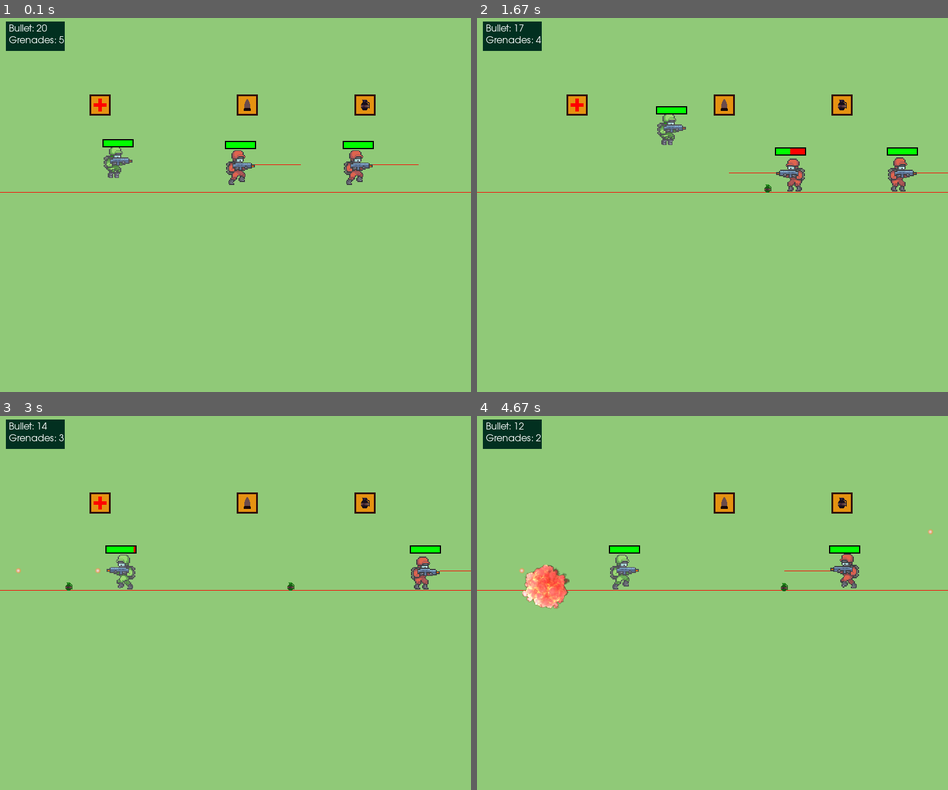
Above: before the commit, frames 1-4 (two rows, left to right).
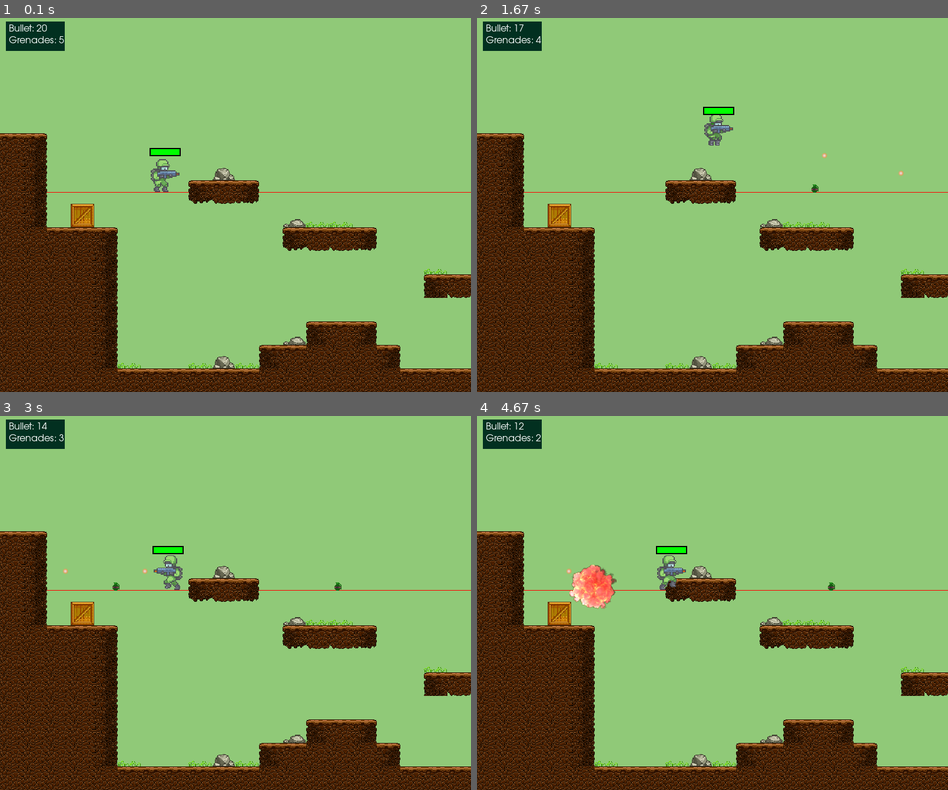
Above: after the commit, the same moments.

Repository: kus0023/shooter-game-pygame
Game: pygame game, started from src/main.py
The game is run twice, just before and just after one commit, with the same random seed, the same clock (stepped at 60 frames per second) and the same inputs.
Inputs:
- Up to frame 1 (0.1 s): no input
- Up to frame 2 (1.67 s): tap Space at 0.33, 0.73, 1.03, 1.23, 1.57 s; hold D 0.67-1.13 s; tap F at 0.82 s; hold W 1.17-1.47 s; hold D from 1.5 s (still down)
- Up to frame 3 (3 s): tap Space at 1.87, 2.07, 2.37, 2.63, 2.93 s; release D at 1.97 s; hold A 2-2.53 s; tap F at 2.15 s; hold A 2.57-2.97 s
- Up to frame 4 (4.67 s): hold W 3-3.37 s; tap Space at 3.07, 3.47, 3.77, 4.13, 4.43, 4.63 s; hold D 3.4-4.03 s; tap F at 3.55 s; hold A 4.07-4.53 s; hold D from 4.57 s (still down)

The runs differ from the first frame. In frame 1, 27% of the frame differs, in the area x 0-100%, y 20-100%; in frame 2, 27%; in frame 3, 27%; in frame 4, 28%.

Commit message:
PART 9 | Level Loading (https://www.youtube.com/watch?v=5VSzZu5904c&list=PLjcN1EyupaQm20hlUE11y9y8EY2aXLpnv&index=10)

Diff:
--- a/src/main.py
+++ b/src/main.py
@@ -1,4 +1,4 @@
-import pygame, random
+import pygame, random, csv
 
 pygame.init()
 
@@ -14,7 +14,11 @@
 
 # Game variable
 GRAVITY = 0.75
-TILE_SIZE = 40
+level = 1
+ROWS = 16
+COLS = 150
+TILE_SIZE = SCREEN_HEIGHT // ROWS
+TILE_TYPES = 21
 
 
 # movement
@@ -35,6 +39,9 @@
 RED = (255, 0, 0)
 GREEN = (0, 255, 0)
 DARK_GREEN = (2, 48, 32)
+
+# Tiles
+tile_img_list = []
 
 # images
 bullet_img = pygame.image.load("src/assets/img/icons/bullet.png").convert_alpha()
@@ -46,6 +53,10 @@
 grenade_box_img = pygame.image.load(
     "src/assets/img/icons/grenade_box.png"
 ).convert_alpha()
+for i in range(TILE_TYPES):
+    img = pygame.image.load(f"src/assets/img/tile/{i}.png").convert_alpha()
+    img = pygame.transform.scale(img, (TILE_SIZE, TILE_SIZE))
+    tile_img_list.append(img)
 
 item_boxes = {
     "Health": health_box_img,
@@ -150,6 +161,7 @@
             dy = 0
             self.vel_y = 0
             self.in_air = False
+            self.rect.bottom = 300
 
         self.rect.x += dx
         self.rect.y += dy
@@ -200,7 +212,6 @@
                 temp_rect.midleft = self.rect.midright
             else:
                 temp_rect.midright = self.rect.midleft
-            pygame.draw.rect(screen, RED, temp_rect)
 
             if player.rect.colliderect(temp_rect):
                 self.move(False, False)
@@ -317,6 +328,71 @@
         self.draw_health_bar()
 
 
+class World:
+    def __init__(self):
+        self.obstacle_list = []
+
+    def process_data(self, world_data):
+        # iterating through all the top left point of tile
+
+        player = None
+        scale = 1.75
+        for row_idx, row in enumerate(world_data):  # Row means Y
+            for col_idx, tile in enumerate(row):  # Col means X
+                pt_x = col_idx * TILE_SIZE
+                pt_y = row_idx * TILE_SIZE
+                tile_img = tile_img_list[tile]
+                if isinstance(tile_img, pygame.Surface):
+                    tile_rect = tile_img.get_rect()
+                    tile_rect.topleft = (pt_x, pt_y)
+                else:
+                    raise Exception("Wrong image of Tile")
+
+                if tile == -1:
+                    continue
+                elif tile >= 0 and tile <= 8:
+                    self.obstacle_list.append((tile_img, tile_rect))
+                elif tile == 9 or tile == 10:  # water
+                    Water(tile_img, decoration_group, topleft=tile_rect.topleft)
+                elif tile >= 11 and tile <= 14:  # stone, box, grass decoration
+                    Decorations(tile_img, decoration_group, topleft=tile_rect.topleft)
+                elif tile == 15:  # player
+                    player = Soldier("player", pt_x, pt_y, scale, 5, 20)
+                elif tile == 16:  # enemy
+                    enemy_group.add(Soldier("enemy", pt_x, pt_y, scale, 2, 20))
+                elif tile == 17:  # ammo box
+                    item_box_group.add(ItemBox("Ammo", pt_x, pt_y))
+                elif tile == 18:  # Grenade box
+                    item_box_group.add(ItemBox("Grenade", pt_x, pt_y))
+                elif tile == 19:  # Health box
+                    item_box_group.add(ItemBox("Health", pt_x, pt_y))
+                elif tile == 20:  # exit
+                    Exit(tile_img, decoration_group, topleft=tile_rect.topleft)
+
+        return player
+
+    def draw(self):
+        for obs in self.obstacle_list:
+            screen.blit(obs[0], obs[1])
+
+
+class Decorations(pygame.sprite.Sprite):
+    def __init__(self, image: pygame.Surface, *groups, **position):
+        super().__init__(*groups)
+        self.image = image
+        self.rect = self.image.get_rect(**position)
+
+
+class Water(Decorations):
+    def __init__(self, image, *groups, **position):
+        super().__init__(image, *groups, **position)
+
+
+class Exit(Decorations):
+    def __init__(self, image, *groups, **position):
+        super().__init__(image, *groups, **position)
+
+
 class ItemBox(pygame.sprite.Sprite):
     def __init__(self, item_type, x, y):
         pygame.sprite.Sprite.__init__(self)
@@ -477,32 +553,33 @@
 grenade_group = pygame.sprite.Group()
 explosion_group = pygame.sprite.Group()
 item_box_group = pygame.sprite.Group()
-
-x = 200
-y = 250
-scale = 1.75
-player = Soldier("player", x, y, scale, 5, 20)
-enemy_group.add(
-    [
-        Soldier("enemy", 600, y, scale, 2, 20),
-        Soldier("enemy", 400, y, scale, 2, 20),
-    ]
-)
-item_box_group.add(
-    [
-        ItemBox("Health", 150, 130),
-        ItemBox("Ammo", 400, 130),
-        ItemBox("Grenade", 600, 130),
-    ]
-)
+decoration_group = pygame.sprite.Group()
+
+
 ammo_ui = AmmoUI()
+
+# Load level
+world_data = []
+with open(f"src/assets/level{level}_data.csv", mode="r", newline="") as csvfile:
+    reader = csv.reader(csvfile, delimiter=",")
+    prev = reader.line_num
+    # copy all rows list
+    for row in reader:
+        world_data.append(row)
+    # conver string data into int
+    world_data = [[int(c) for c in r] for r in world_data]
+world = World()
+player = world.process_data(world_data)
+if player == None:
+    raise Exception("There is no player object present in map data.")
 
 run = True
 while run:
     clock.tick(45)
 
     draw_bg()
-
+    world.draw()
+    decoration_group.draw(screen)
     player.update()
     player.draw()
 
